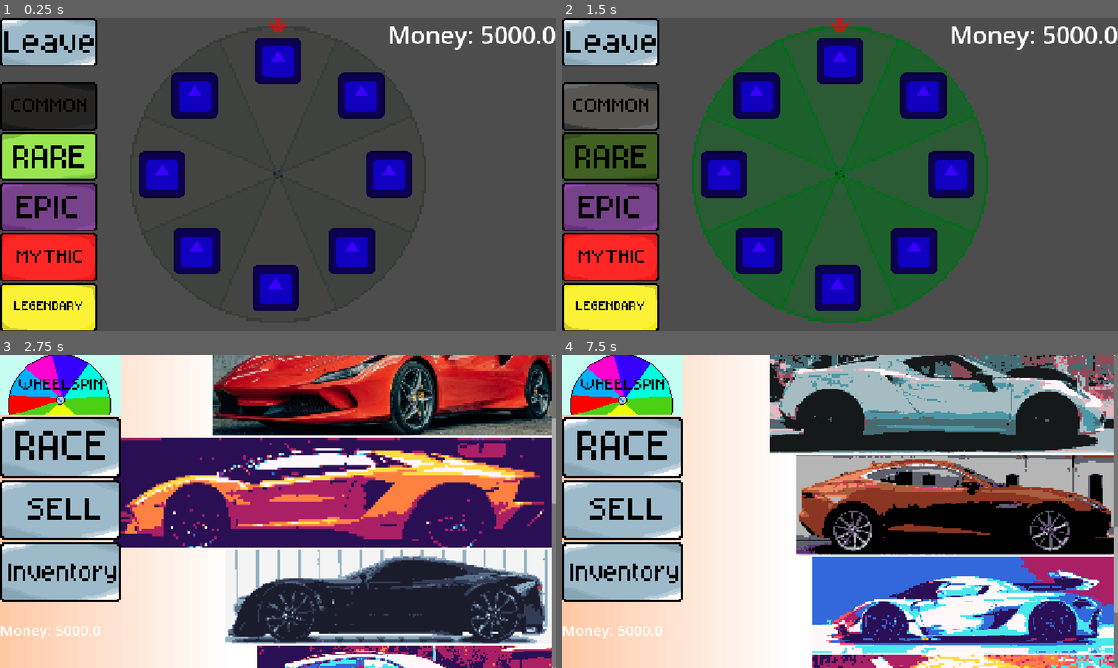
Above: before the commit, frames 1-4 (two rows, left to right).
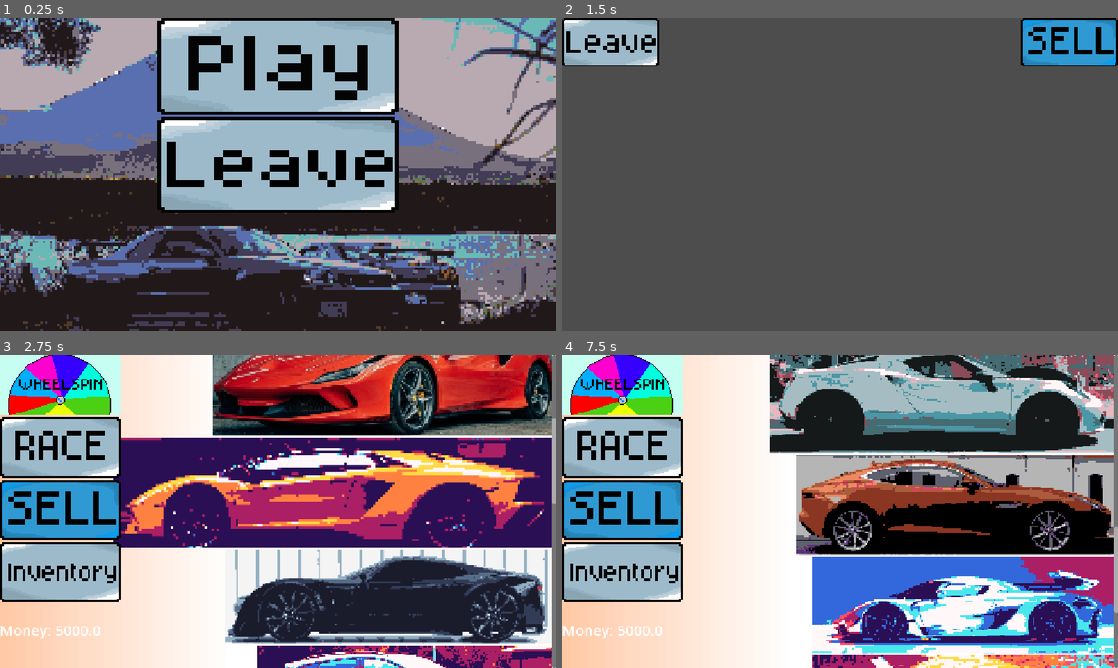
Above: after the commit, the same moments.

Repository: Pycratch/The-Very-Serious-Juniper-Dev-Game-Jam
Game: Godot game, scene res://scenes/game.tscn
The game is run twice, just before and just after one commit, with the same random seed, the same clock (stepped at 60 frames per second) and the same inputs. The engine's default icon, where the game draws it, is replaced by a stand-in: a white triangle on a blue panel in a dark square.
Inputs (mouse positions are in pixels of both pictures, inside the frame that each line leads up to):
- Up to frame 1 (0.25 s): no input
- Up to frame 2 (1.5 s): click (840, 64) at 0.52 s; click (623, 171) at 1.27 s
- Up to frame 3 (2.75 s): click (50, 380) at 2 s
- Up to frame 4 (7.5 s): click (623, 386) at 2.75 s; click (612, 442) at 3.5 s; click (612, 492) at 4.25 s; click (612, 542) at 5 s; click (612, 592) at 5.75 s; click (612, 642) at 6.5 s; click (612, 380) at 7.25 s

The runs differ from the first frame. In frame 1, 94% of the frame differs, in the area x 0-100%, y 0-100%; in frame 2, 54%; in frame 3, 3.6%; in frame 4, 3.6%.

Commit message:
Background Music

Diff:
--- a/scenes/game.tscn
+++ b/scenes/game.tscn
@@ -19,6 +19,7 @@
 [ext_resource type="Texture2D" uid="uid://b4mhvbhkhkpiq" path="res://assets/Buttons/LegendaryButtonHovered.png" id="20_e1j6l"]
 [ext_resource type="AudioStream" uid="uid://svny87lafhro" path="res://assets/sfx/master_of_dreams_8_bit_arcade_victory_2_014.mp3" id="21_5newe"]
 [ext_resource type="Texture2D" uid="uid://cqpi2buc5dxnb" path="res://assets/ArrowIcon.png" id="21_37s47"]
+[ext_resource type="AudioStream" uid="uid://dyo61e7ikg1al" path="res://assets/sfx/mondamusic-retro-arcade-game-music-512837.mp3" id="22_37s47"]
 [ext_resource type="PackedScene" uid="uid://wsowlu8jy8dx" path="res://ui/game_ui.tscn" id="22_bt5mj"]
 [ext_resource type="PackedScene" uid="uid://dm5d0eopk5mq7" path="res://scenes/main_menu.tscn" id="23_e1j6l"]
 
@@ -162,6 +163,10 @@
 [node name="SellUI" parent="CanvasLayer" unique_id=1955161592 instance=ExtResource("8_gee14")]
 visible = false
 
+[node name="BackgroundMusic" type="AudioStreamPlayer2D" parent="." unique_id=2060442080]
+stream = ExtResource("22_37s47")
+autoplay = true
+
 [connection signal="pressed" from="CanvasLayer/WheelspinUI/MarginContainer/Left/LEAVE" to="CanvasLayer/WheelspinUI" method="_on_button_pressed"]
 [connection signal="toggled" from="CanvasLayer/WheelspinUI/MarginContainer/Left/COMMON" to="CanvasLayer/WheelspinUI/Wheelspin" method="_on_common_toggled"]
 [connection signal="toggled" from="CanvasLayer/WheelspinUI/MarginContainer/Left/RARE" to="CanvasLayer/WheelspinUI/Wheelspin" method="_on_rare_toggled"]
--- a/ui/sell_ui.tscn
+++ b/ui/sell_ui.tscn
@@ -3,12 +3,20 @@
 [ext_resource type="Texture2D" uid="uid://d2xqfixleadm" path="res://assets/Buttons/LeaveButton.png" id="1_m4b1v"]
 [ext_resource type="Script" uid="uid://crcu58fjafaxo" path="res://scripts/sell_ui.gd" id="1_qgyeg"]
 [ext_resource type="Texture2D" uid="uid://bbqkaypdueen2" path="res://assets/Buttons/LeaveButtonHovered.png" id="2_8wsmk"]
+[ext_resource type="Texture2D" uid="uid://cllgeqcxjrcey" path="res://assets/Buttons/SellButton.png" id="4_ic3p3"]
+[ext_resource type="Texture2D" uid="uid://cyioqx3s3m5o0" path="res://assets/Buttons/SellButtonHovered.png" id="5_pqp4d"]
 
 [sub_resource type="StyleBoxTexture" id="StyleBoxTexture_1kaiv"]
 texture = ExtResource("1_m4b1v")
 
 [sub_resource type="StyleBoxTexture" id="StyleBoxTexture_upmhx"]
 texture = ExtResource("2_8wsmk")
+
+[sub_resource type="StyleBoxTexture" id="StyleBoxTexture_37s47"]
+texture = ExtResource("4_ic3p3")
+
+[sub_resource type="StyleBoxTexture" id="StyleBoxTexture_bt5mj"]
+texture = ExtResource("5_pqp4d")
 
 [node name="SellUI" type="Control" unique_id=1955161592]
 layout_mode = 3
@@ -46,6 +54,7 @@
 [node name="SELL" type="Button" parent="MarginContainer/HBoxContainer/VBoxContainer2" unique_id=1958226804]
 custom_minimum_size = Vector2(200, 100)
 layout_mode = 2
-text = "SELL"
+theme_override_styles/normal = SubResource("StyleBoxTexture_37s47")
+theme_override_styles/hover = SubResource("StyleBoxTexture_bt5mj")
 
 [connection signal="pressed" from="MarginContainer/HBoxContainer/VBoxContainer/LEAVE" to="." method="_on_leave_pressed"]
Binary file changed: assets/Buttons/SellButton.png
Binary file changed: assets/Buttons/SellButtonHovered.png
Not shown, added: assets/sfx/mondamusic-retro-arcade-game-music-512837.mp3.import
Not shown, added: mondamusic-retro-arcade-game-music-512837.mp3.import
Not shown: 1 places in scenes/game.tscn that only renumber resources
Not shown, added: assets/sfx/mondamusic-retro-arcade-game-music-512837.mp3
Not shown, added: mondamusic-retro-arcade-game-music-512837.mp3
